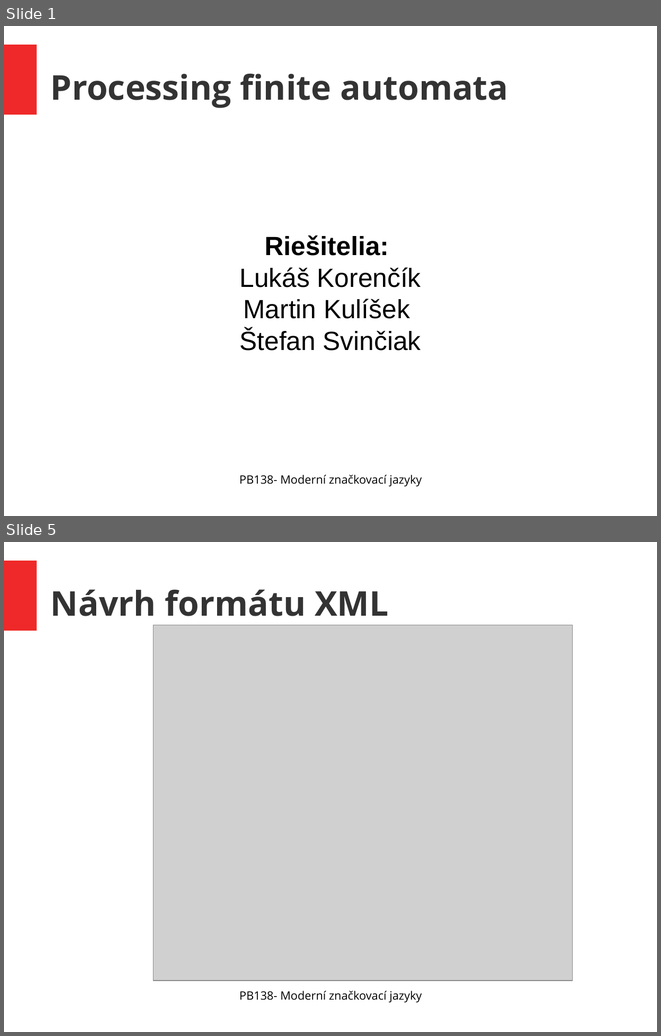
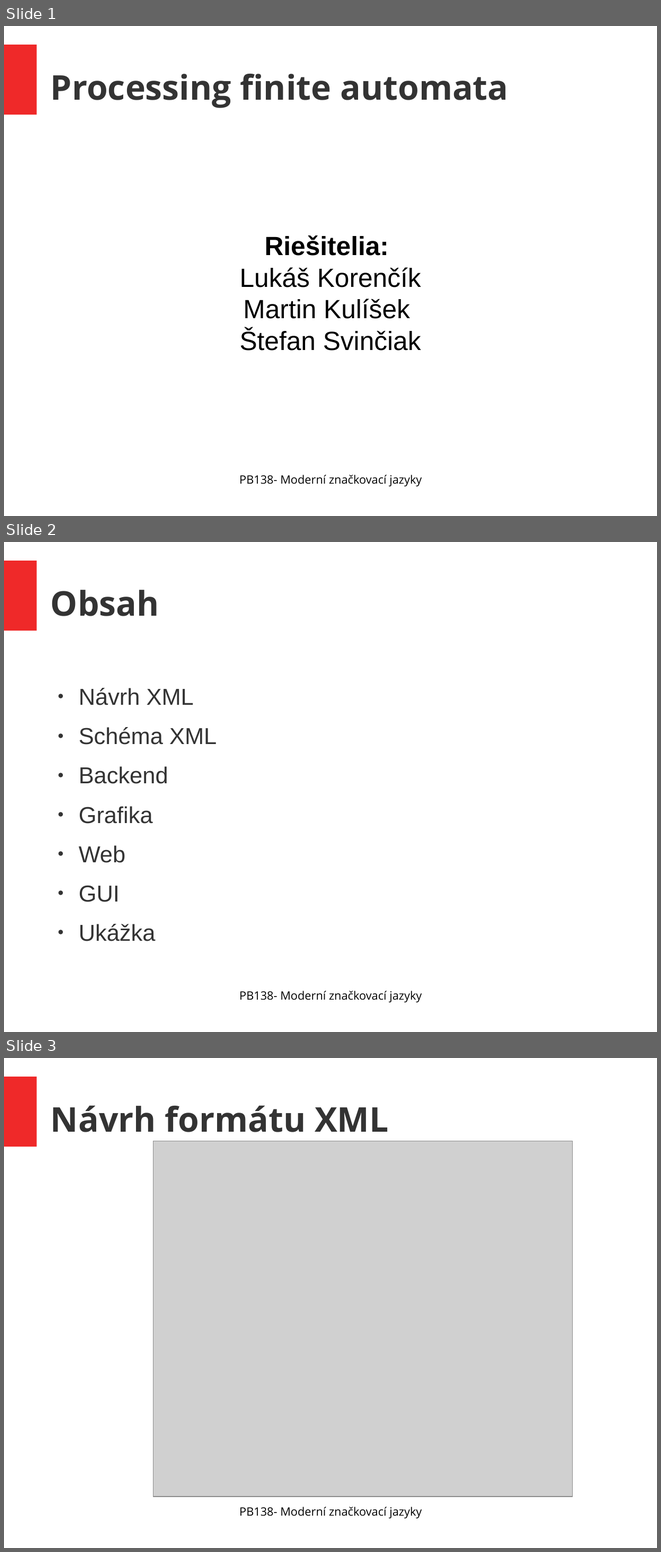
Before and after one commit to stefanbartos/processing_finite_automata, a slide deck: Presentation.odp. Shown one above the other, each under a label of ours: slides 1 and 5 before the commit, slides 1, 2 and 3 after it; the slides between them are not shown. The pictures are 661x1036 and 661x1552 pixels, drawn with LibreOffice and Linux fonts; fonts in the diff are those of the drawing; grey boxes stand for pictures. Boxes give left, top, right and bottom in pixels: in the first picture for what was removed or moved away, otherwise in the second. Text is boxed around its words. In the diff, an @@ line names an element or a change of style, - is before the commit and + after.

```diff
--- a/Presentation.odp
+++ b/Presentation.odp
@@ slide 2 added at (4,542,657,1032), background #FFFFFF; not listed: 1 template element that a slide beside it also shows @@
@@ title added at (51,590,159,616), 41.4 pt, text #333333, bold @@
+Obsah
@@ text added at (79,688,217,941), 28 pt, text #333333 @@
+● Návrh XML
+● Schéma XML
+● Backend
+● Grafika
+● Web
+● GUI
+● Ukážka
@@ text added at (239,990,422,1003), 14 pt, text #000000 @@
+PB138- Moderní značkovací jazyky
@@ what was slide 5 is now slide 3 @@
```
Also in this commit, not shown: 1 slide changed, 1 other file.
